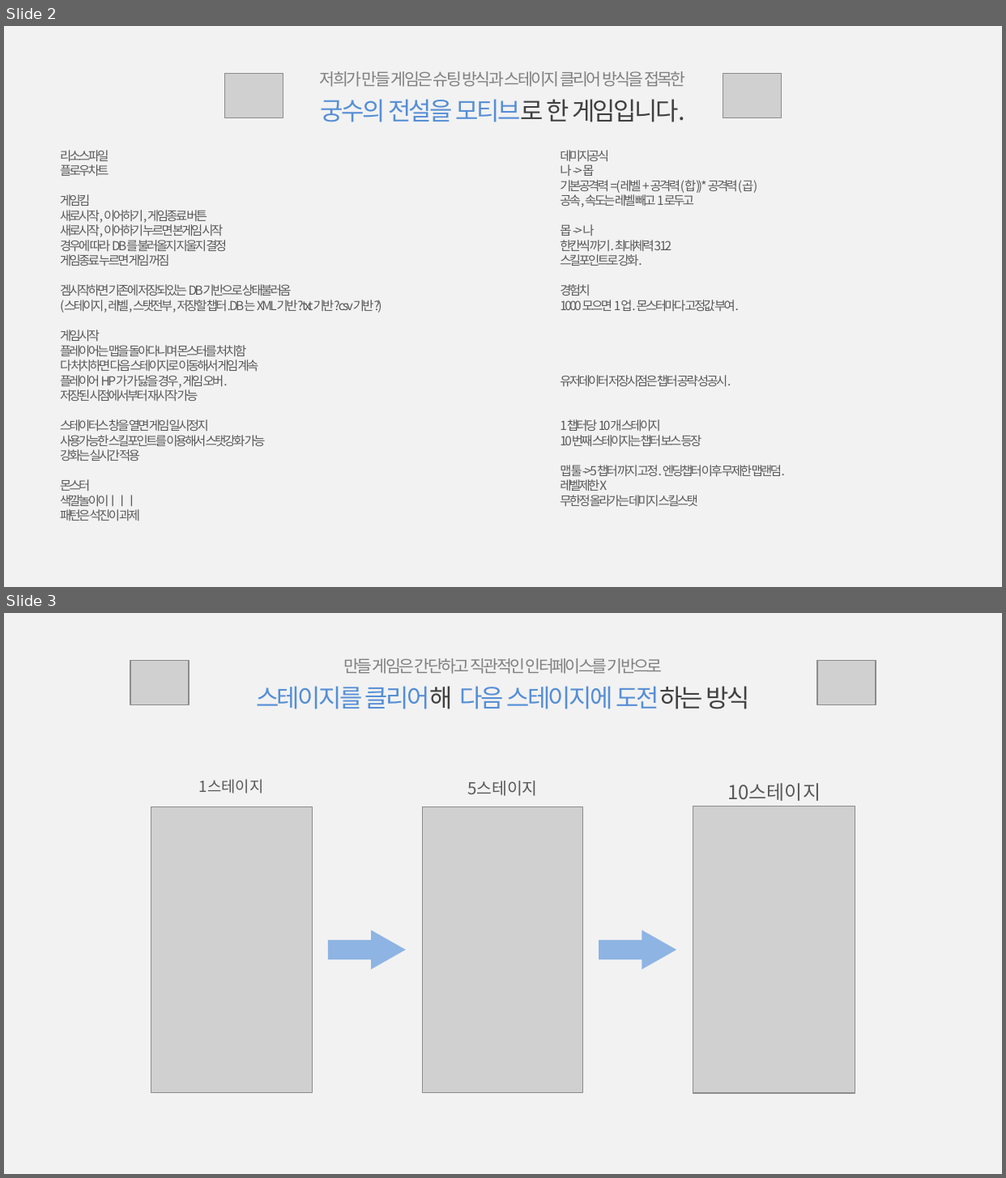
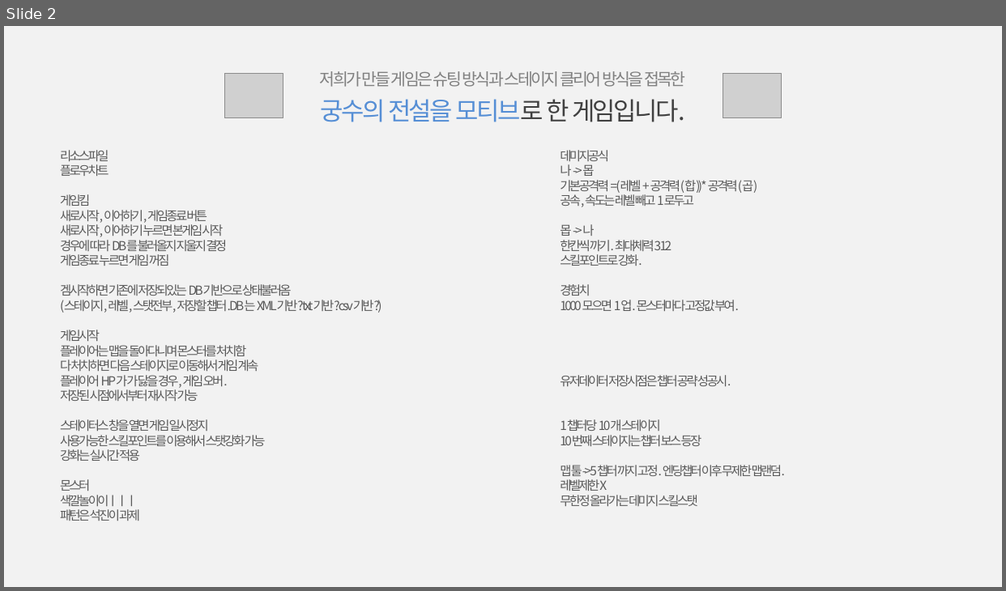
Before and after one commit to Hanel99/inha_1stproject, a slide deck: 기타/1차중간프로젝트_세부기획_白팀_강석진윤준혁.pptx. Shown one above the other, each under a label of ours: slides 2 and 3 before the commit, slide 2 after it. The pictures are 1006x1178 and 1006x591 pixels, drawn with LibreOffice and Linux fonts; fonts in the diff are those of the drawing; grey boxes stand for pictures. Boxes give left, top, right and bottom in pixels: in the first picture for what was removed or moved away, otherwise in the second. Text is boxed around its words. In the diff, an @@ line names an element or a change of style, - is before the commit and + after.

```diff
--- a/기타/1차중간프로젝트_세부기획_白팀_강석진윤준혁.pptx
+++ b/기타/1차중간프로젝트_세부기획_白팀_강석진윤준혁.pptx
@@ slide 3 removed at box(4, 613, 1002, 1174), background #F2F2F2 @@
@@ picture removed at box(130, 661, 189, 706) @@
@@ text removed at box(256, 658, 750, 709) @@
-만들 게임은 간단하고 직관적인 인터페이스를 기반으로
-스테이지를 클리어해 다음 스테이지에 도전하는 방식
@@ picture removed at box(817, 661, 876, 706) @@
@@ text removed at box(199, 779, 264, 794) @@
-1스테이지
@@ text removed at box(467, 781, 538, 796) @@
-5스테이지
@@ picture removed at box(151, 807, 313, 1093) @@
@@ picture removed at box(422, 807, 583, 1092) @@
@@ picture removed at box(692, 807, 854, 1094) @@
@@ text removed at box(727, 783, 820, 801) @@
-10스테이지
@@ right arrow removed at box(328, 931, 406, 969) @@
@@ right arrow removed at box(599, 931, 676, 969) @@
```
Also in this commit, not shown: 2 slides changed, 12 slides added, 1 other file.
